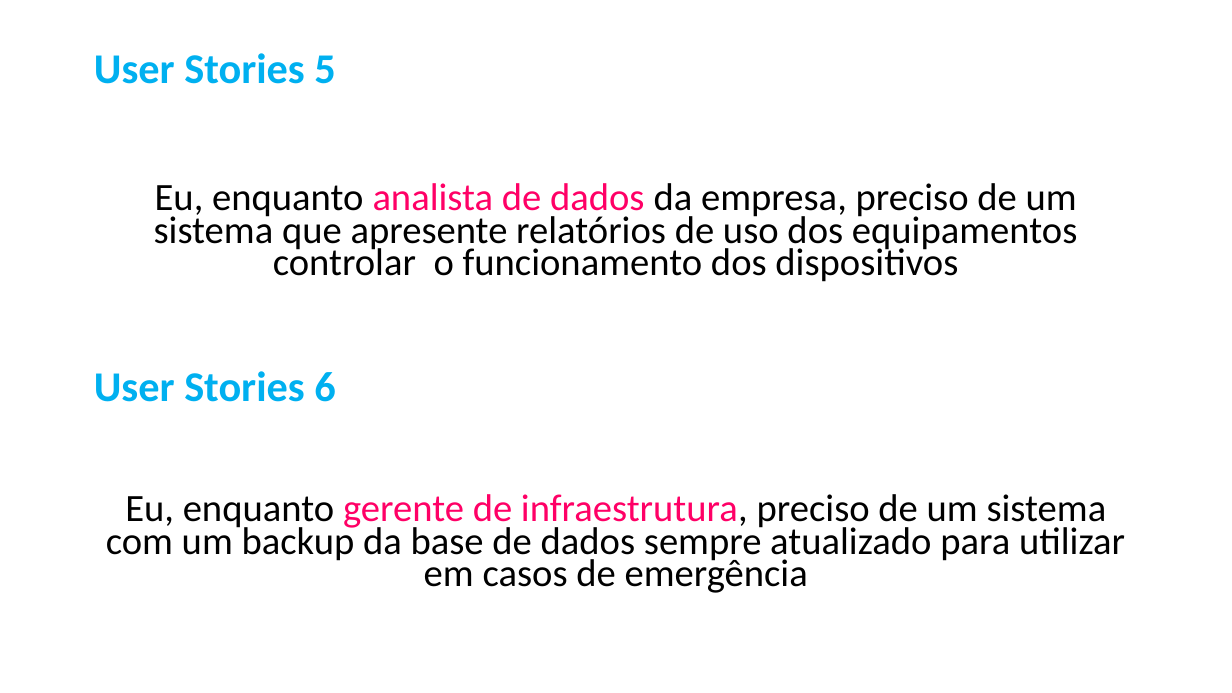
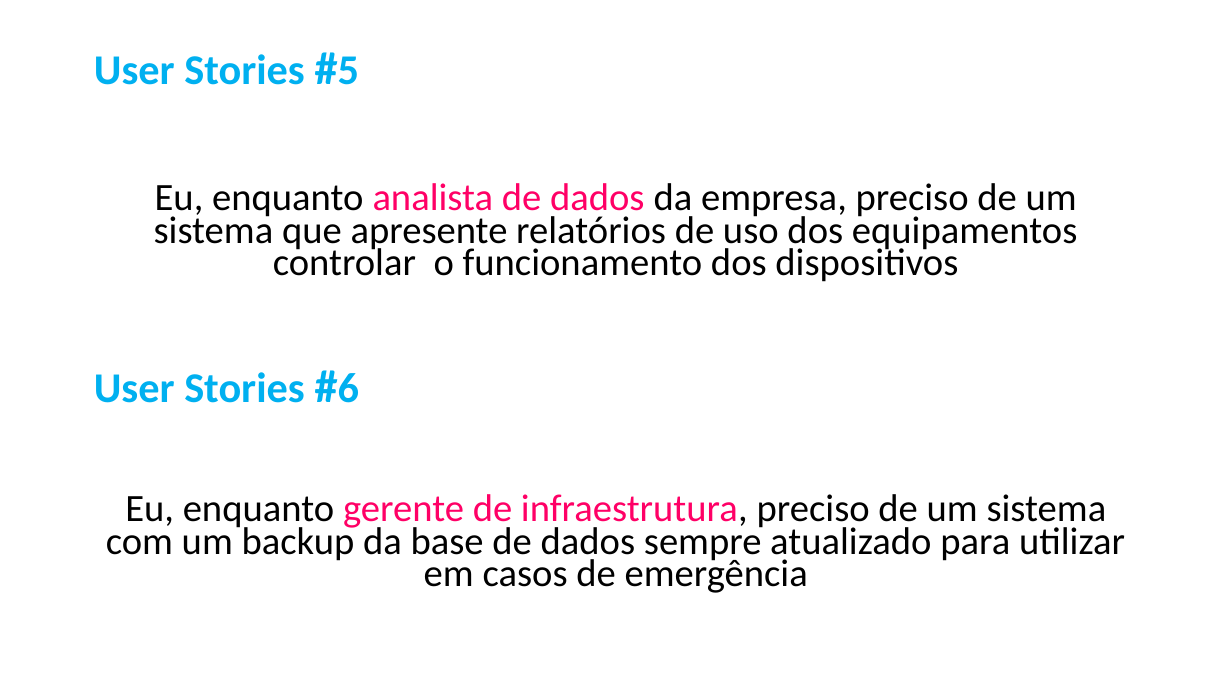
Before and after one commit to bandtec-2-semestre/Doc, a slide deck: slide 8 of Entregaveis_Sprint1.pptx. Drawn at 1232x693 pixels with LibreOffice and Linux fonts; fonts in the diff are those of the drawing. Boxes give left, top, right and bottom in pixels: in the first picture for what was removed or moved away, otherwise in the second. Text is boxed around its words. In the diff, an @@ line names an element or a change of style, - is before the commit and + after.

```diff
--- a/Entregaveis_Sprint1.pptx
+++ b/Entregaveis_Sprint1.pptx
@@ title at [94,54,359,85]: text changed @@
-User Stories 5
+User Stories #5
@@ text at [94,372,359,403]: text changed @@
-User Stories 6
+User Stories #6
```
Also in this commit, not shown: 2 other slides changed.
